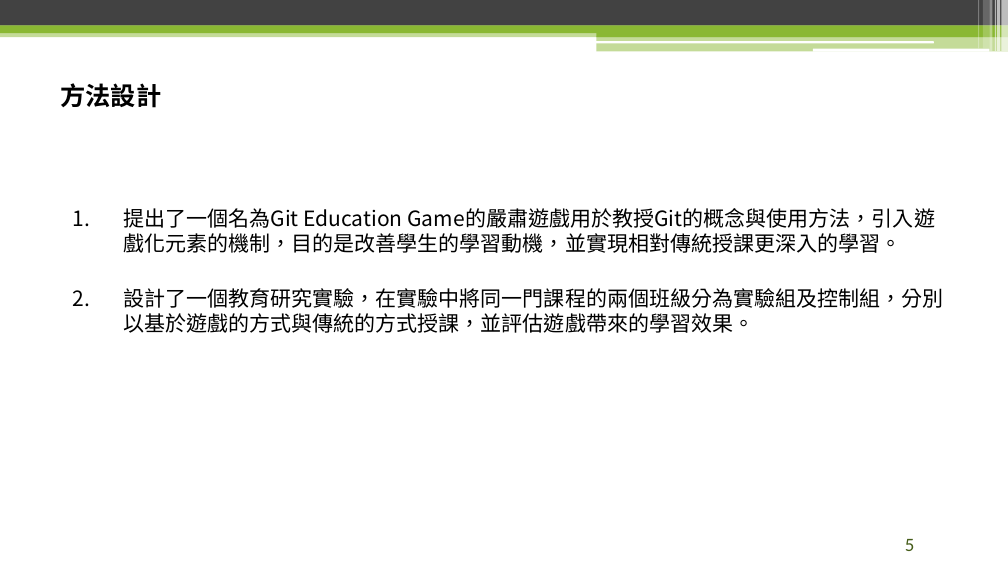
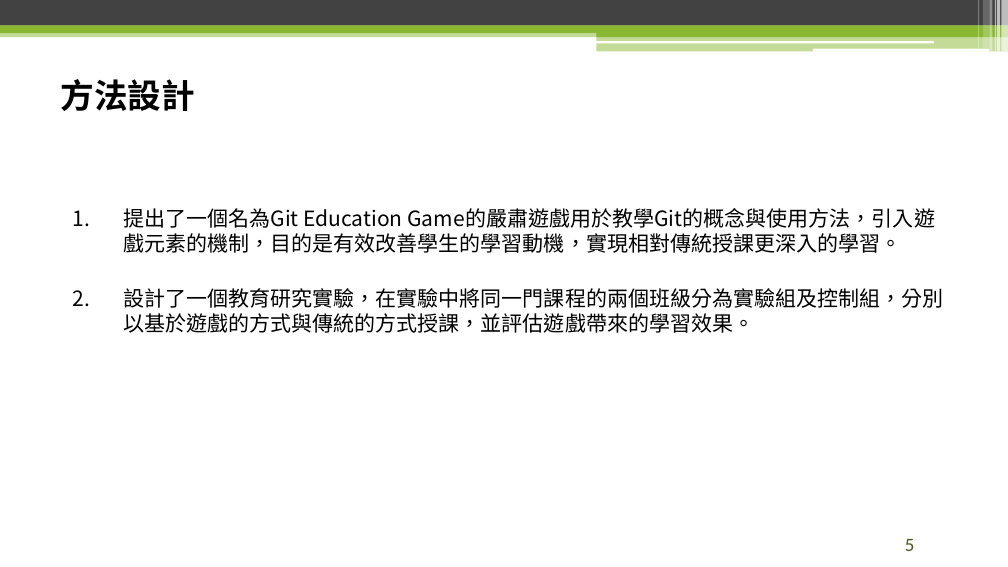
Before and after one commit to raknza/Master-Thesis, a slide deck: slide 5 of 論文口試.pptx. Drawn at 1008x567 pixels with LibreOffice and Linux fonts; fonts in the diff are those of the drawing; background and template pictures are left out. Boxes give left, top, right and bottom in pixels: in the first picture for what was removed or moved away, otherwise in the second. Text is boxed around its words. In the diff, an @@ line names an element or a change of style, - is before the commit and + after.

```diff
--- a/論文口試.pptx
+++ b/論文口試.pptx
@@ title "方法設計" at box(60, 79, 194, 111): size 24 to 32 pt @@
@@ text at box(123, 208, 935, 253): text changed @@
-1. 提出了一個名為Git Education Game的嚴肅遊戲用於教授Git的概念與使用方法，引入遊戲化元素的機制，目的是改善學生的學習動機，並實現相對傳統授課更深入的學習。
+1. 提出了一個名為Git Education Game的嚴肅遊戲用於教學Git的概念與使用方法，引入遊戲元素的機制，目的是有效改善學生的學習動機，實現相對傳統授課更深入的學習。
```
Also in this commit, not shown: 26 other slides changed, 4 slides added, 3 other files.
